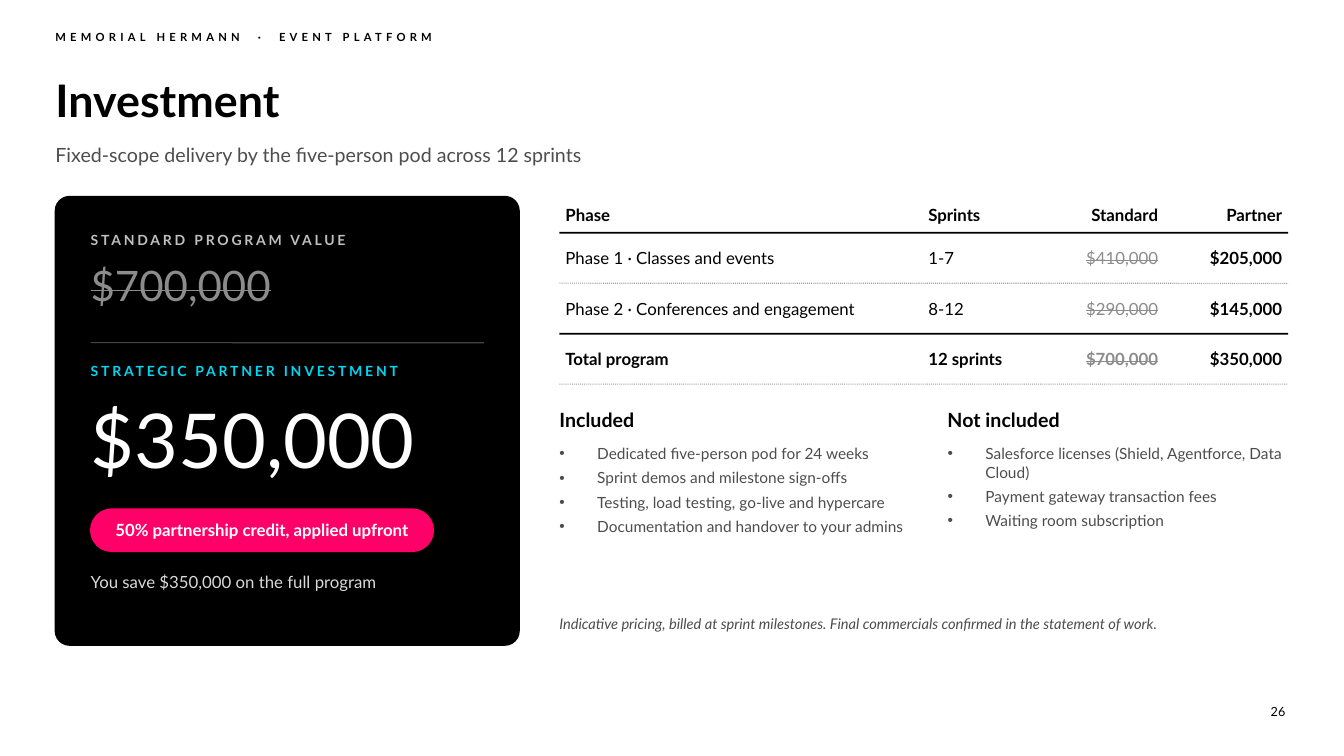
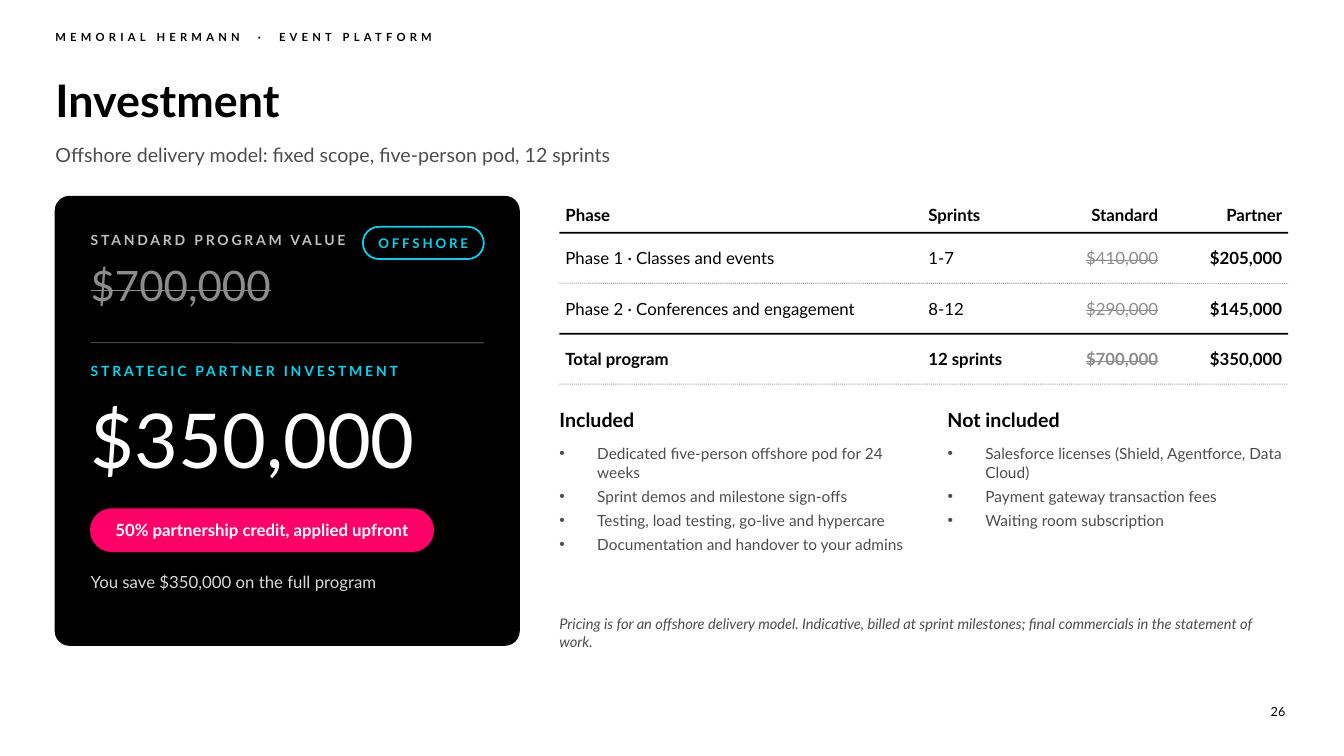
Before and after one commit to chintasurya/preSales_Memorial-hermann, a slide deck: slide 26 of deck/Memorial-Hermann-Event-Platform.pptx. Drawn at 1344x756 pixels with LibreOffice and Linux fonts; fonts in the diff are those of the drawing; background and template pictures are left out. Boxes give left, top, right and bottom in pixels: in the first picture for what was removed or moved away, otherwise in the second. Text is boxed around its words. In the diff, an @@ line names an element or a change of style, - is before the commit and + after.

```diff
--- a/deck/Memorial-Hermann-Event-Platform.pptx
+++ b/deck/Memorial-Hermann-Event-Platform.pptx
@@ text at [55,147,610,166]: text changed @@
-Fixed-scope delivery by the five-person pod across 12 sprints
+Offshore delivery model: fixed scope, five-person pod, 12 sprints
@@ text "STANDARD PROGRAM VALUE" rewrapped from [91,232,484,256] to [91,232,353,256] @@
@@ rounded rectangle added at [363,227,484,259], outline #00D6F2 1.25 pt @@
@@ text added at [378,238,468,248], 9.5 pt, text #00D6F2, bold @@
+OFFSHORE
@@ text at [597,447,883,478]: text changed @@
-• Dedicated five-person pod for 24 weeks
+• Dedicated five-person offshore pod for 24 weeks
@@ text at [559,618,1252,647]: text changed @@
-Indicative pricing, billed at sprint milestones. Final commercials confirmed in the statement of work.
+Pricing is for an offshore delivery model. Indicative, billed at sprint milestones; final commercials in the statement of work.
```
Also in this commit, not shown: 3 other files.
